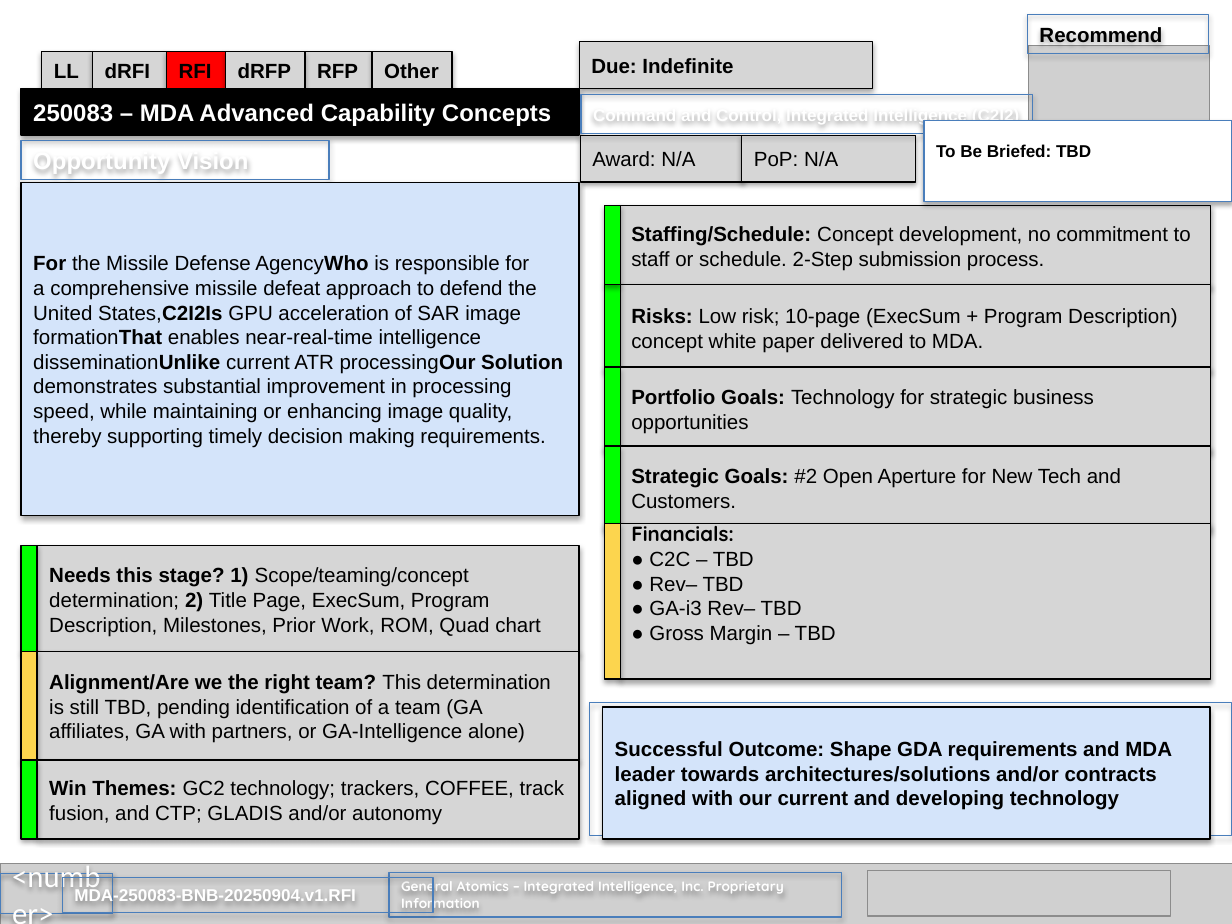
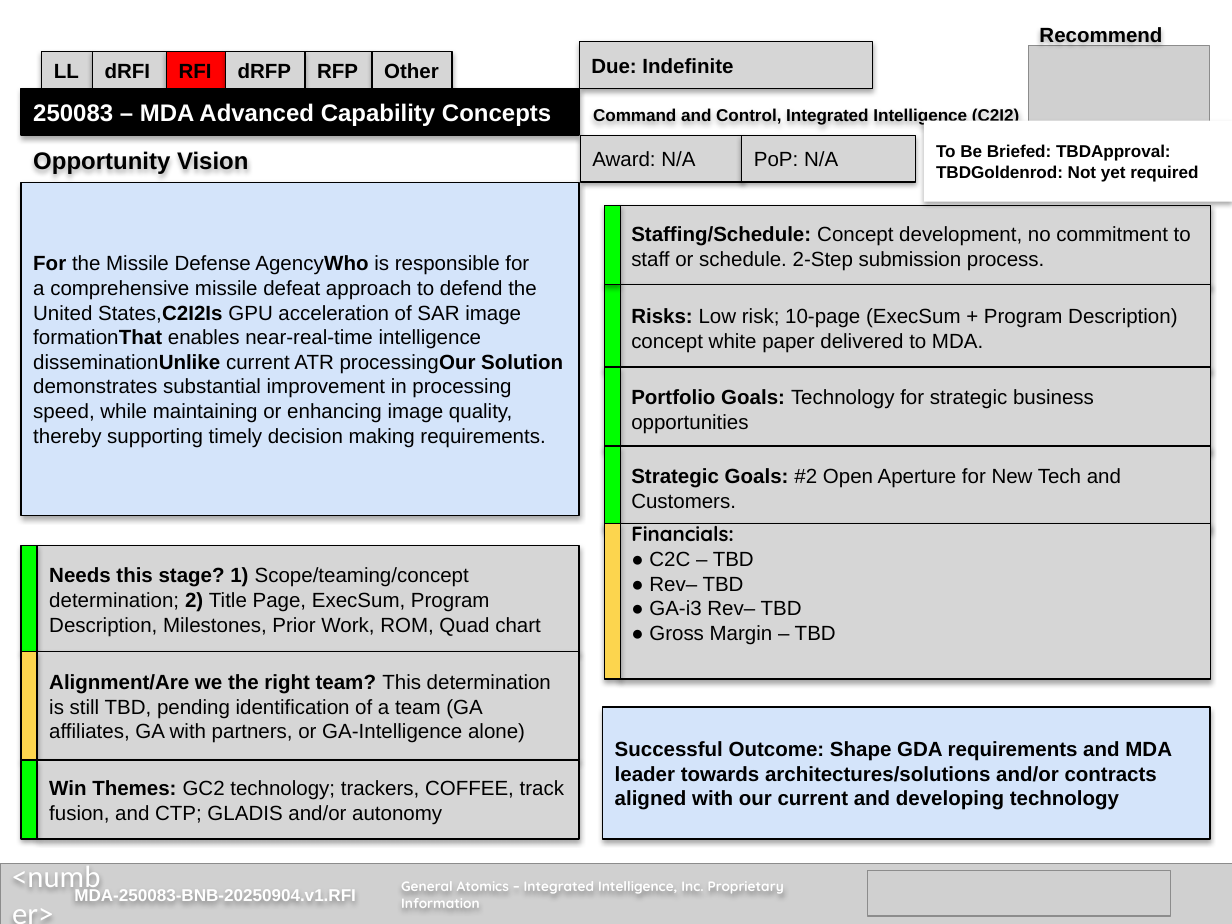
Before and after one commit to CannonJunior/mcp-powerpoint, a slide deck: slide 1 of demo_recreated.pptx. Drawn at 1232x924 pixels with LibreOffice and Linux fonts; fonts in the diff are those of the drawing; grey boxes stand for pictures. Boxes give left, top, right and bottom in pixels: in the first picture for what was removed or moved away, otherwise in the second. Text is boxed around its words. In the diff, an @@ line names an element or a change of style, - is before the commit and + after.

```diff
--- a/demo_recreated.pptx
+++ b/demo_recreated.pptx
@@ text "Command and Control, Integrated Intelligence ..." at bbox=[593, 108, 1019, 125]: text colour #FFFFFF to #000000; outline #4B7EBC 0.75 pt to none; shadow off @@
@@ text "Opportunity Vision" at bbox=[33, 151, 248, 174]: text colour #FFFFFF to #000000; outline #4B7EBC 0.75 pt to none; shadow off @@
@@ rectangle "To Be Briefed: TBDApproval: TBDGoldenrod: ..." at bbox=[924, 121, 1232, 202]: text colour #FFFFFF to #000000 in "TBDApproval: TBDGoldenrod: Not yet required"; outline #4B7EBC 0.75 pt to none @@
@@ rectangle removed at bbox=[590, 702, 1232, 835] @@
@@ rectangle removed at bbox=[0, 873, 113, 913] @@
@@ outline #4B7EBC 0.75 pt to none; shadow off in 4 elements at bbox=[0, 873, 113, 913], bbox=[401, 881, 784, 908], bbox=[1039, 26, 1162, 46], bbox=[74, 889, 356, 901] @@
@@ 5 texts: place and size @@
-5 texts at bbox=[21, 15, 1209, 917]
+5 texts at bbox=[33, 26, 1162, 908]
```
Also in this commit, not shown: 1 other slide changed, 6 other files.
